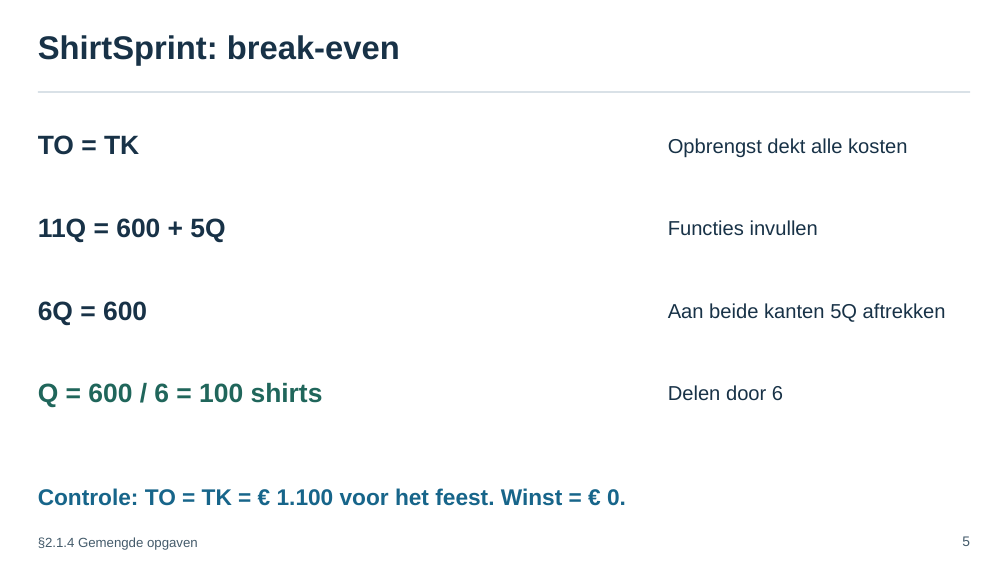
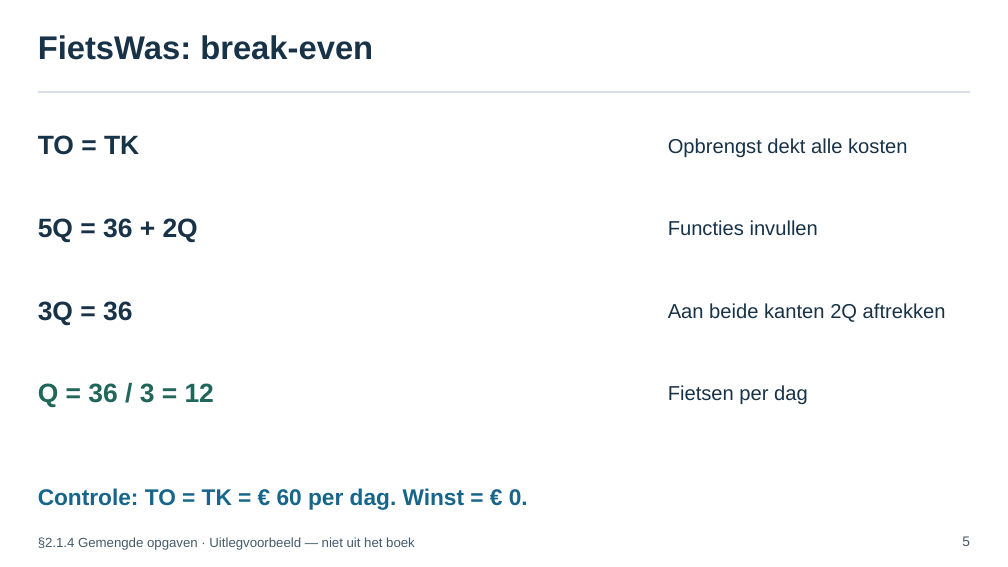
Before and after one commit to meijer1973/4veco-lessen, a slide deck: slide 5 of Boek 2 - Kosten, opbrengsten, elasticiteit en surplus/edities/chat-2026/bronnen/H1/paragrafen/2.1.4 Gemengde opgaven/2.1.4 Gemengde opgaven – presentatie.pptx. Drawn at 1008x567 pixels with LibreOffice and Linux fonts; fonts in the diff are those of the drawing. Boxes give left, top, right and bottom in pixels: in the first picture for what was removed or moved away, otherwise in the second. Text is boxed around its words. In the diff, an @@ line names an element or a change of style, - is before the commit and + after.

Commit message:
Use the separate FietsWas example before independent practice

```diff
--- a/Boek 2 - Kosten, opbrengsten, elasticiteit en surplus/edities/chat-2026/bronnen/H1/paragrafen/2.1.4 Gemengde opgaven/2.1.4 Gemengde opgaven – presentatie.pptx
+++ b/Boek 2 - Kosten, opbrengsten, elasticiteit en surplus/edities/chat-2026/bronnen/H1/paragrafen/2.1.4 Gemengde opgaven/2.1.4 Gemengde opgaven – presentatie.pptx
@@ text at bbox=[38, 35, 373, 60]: text changed @@
-ShirtSprint: break-even
+FietsWas: break-even
@@ text at bbox=[38, 218, 198, 243]: text changed @@
-11Q = 600 + 5Q
+5Q = 36 + 2Q
@@ text at bbox=[38, 301, 132, 325]: text changed @@
-6Q = 600
+3Q = 36
@@ text at bbox=[668, 303, 946, 322]: text changed @@
-Aan beide kanten 5Q aftrekken
+Aan beide kanten 2Q aftrekken
@@ text at bbox=[38, 383, 214, 408]: text changed @@
-Q = 600 / 6 = 100 shirts
+Q = 36 / 3 = 12
@@ text at bbox=[668, 385, 808, 405]: text changed @@
-Delen door 6
+Fietsen per dag
@@ text at bbox=[38, 488, 528, 510]: text changed @@
-Controle: TO = TK = € 1.100 voor het feest. Winst = € 0.
+Controle: TO = TK = € 60 per dag. Winst = € 0.
@@ text at bbox=[38, 537, 415, 550]: text changed @@
-§2.1.4 Gemengde opgaven
+§2.1.4 Gemengde opgaven · Uitlegvoorbeeld — niet uit het boek
```
Also in this commit, not shown: 3 other slides changed, 1 slide added, 1 slide removed, 2 other files.
